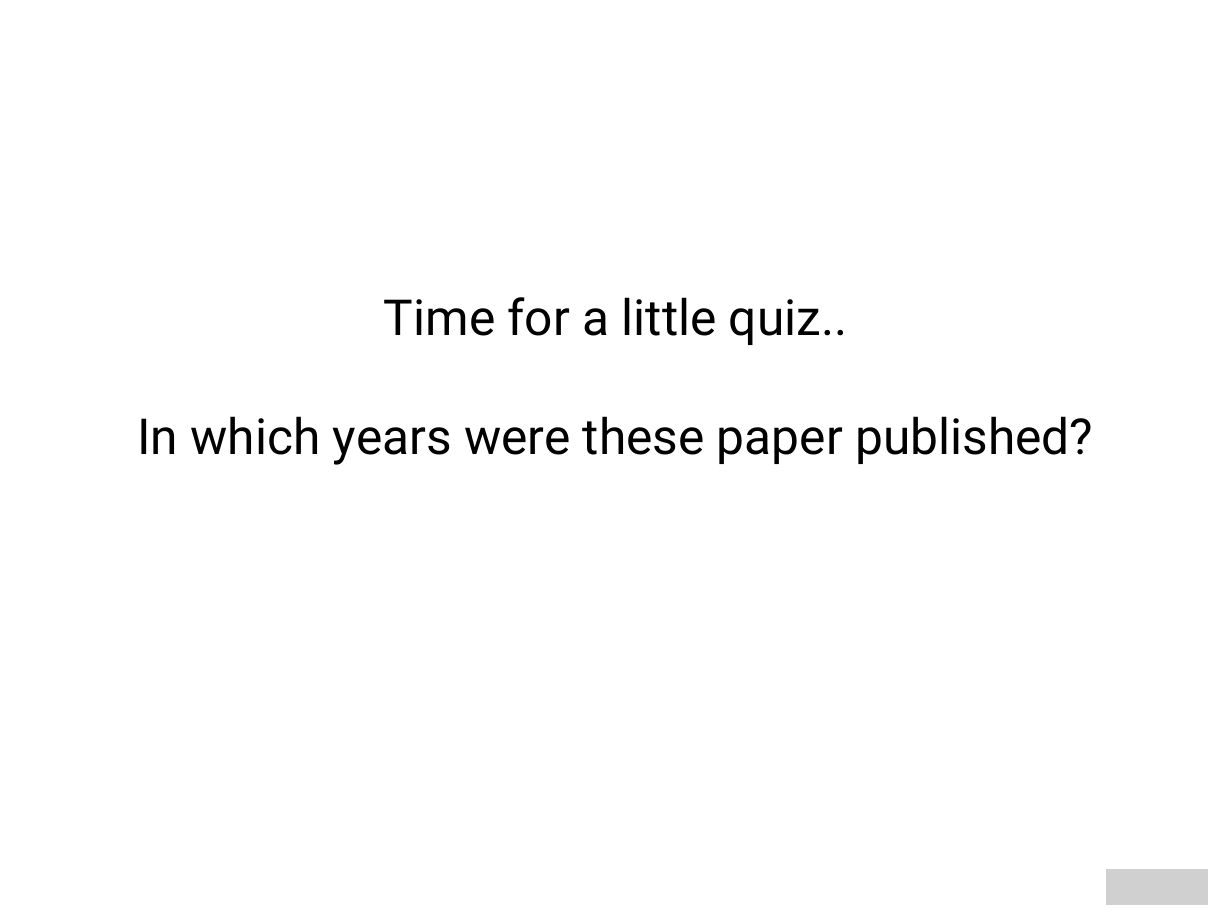
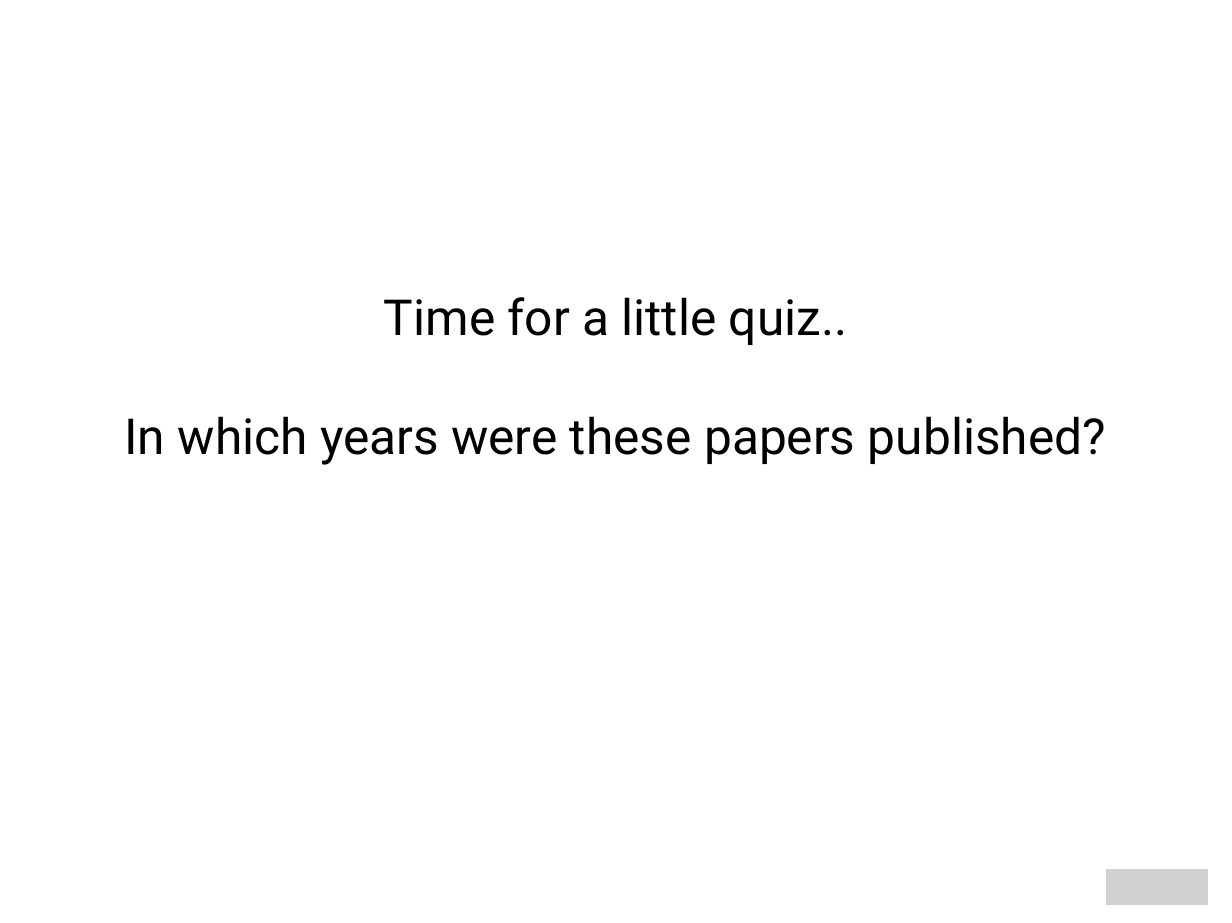
Before and after one commit to mzelst/talks, a slide deck: slide 2 of 2017/20171101 tu_chemnitz/20171101 tu_chemnitz.odp. Drawn at 1232x923 pixels with LibreOffice and Linux fonts; fonts in the diff are those of the drawing; grey boxes stand for pictures. Boxes give left, top, right and bottom in pixels: in the first picture for what was removed or moved away, otherwise in the second. Text is boxed around its words. In the diff, an @@ line names an element or a change of style, - is before the commit and + after.

```diff
--- a/2017/20171101 tu_chemnitz/20171101 tu_chemnitz.odp
+++ b/2017/20171101 tu_chemnitz/20171101 tu_chemnitz.odp
@@ title at (x1=125, y1=297, x2=1106, y2=465): text changed @@
-Time for a little quiz..
-In which years were these paper published?
+Time for a little quiz..
+In which years were these papers published?
```
Also in this commit, not shown: 7 other slides changed, 3 slides added, 1 other file.
